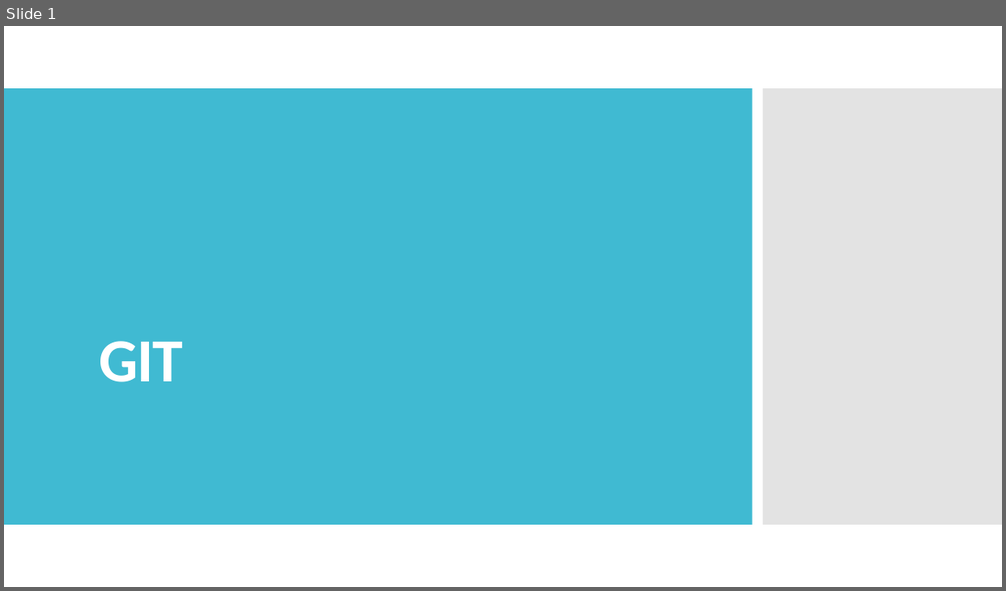
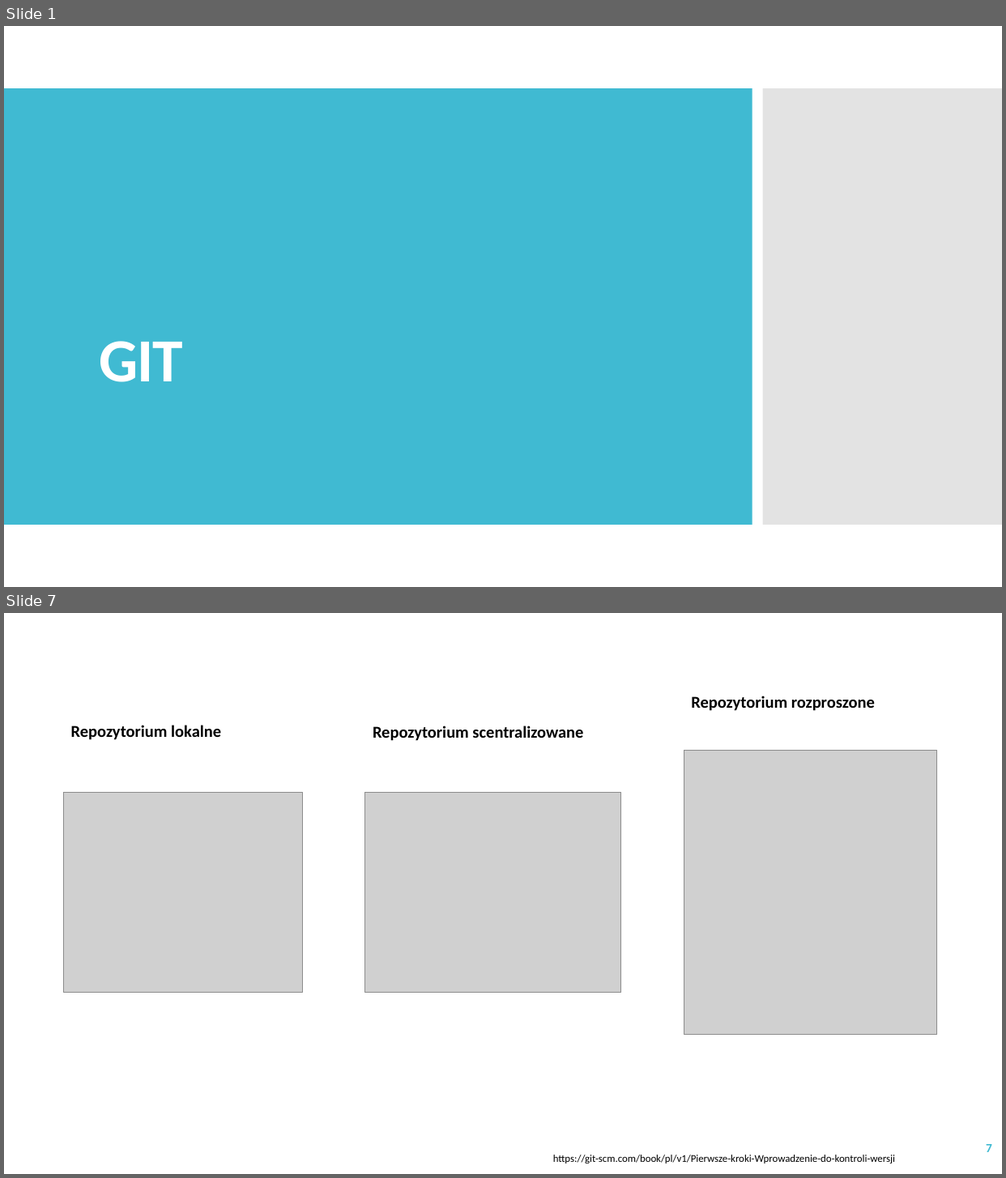
Before and after one commit to IlonaKulon/SzkolenieZIIMI, a slide deck: slajdy/ZIIMI_01_GIT.pptx. Shown one above the other, each under a label of ours: slide 1 before the commit, slides 1 and 7 after it; the slides between them are not shown. The pictures are 1006x591 and 1006x1178 pixels, drawn with LibreOffice and Linux fonts; fonts in the diff are those of the drawing; grey boxes stand for pictures. Boxes give left, top, right and bottom in pixels: in the first picture for what was removed or moved away, otherwise in the second. Text is boxed around its words. In the diff, an @@ line names an element or a change of style, - is before the commit and + after.

```diff
--- a/slajdy/ZIIMI_01_GIT.pptx
+++ b/slajdy/ZIIMI_01_GIT.pptx
@@ slide 7 added at [4, 613, 1002, 1174], background #FFFFFF @@
@@ text added at [691, 696, 875, 711], 16 pt, text #000000, bold @@
+Repozytorium rozproszone
@@ text added at [71, 725, 221, 740], 16 pt, text #000000, bold @@
+Repozytorium lokalne
@@ text added at [373, 726, 583, 741], 16 pt, text #000000, bold @@
+Repozytorium scentralizowane
@@ picture added at [684, 750, 937, 1035] @@
@@ picture added at [64, 792, 303, 993] @@
@@ picture added at [365, 792, 621, 993] @@
@@ page number added at [986, 1144, 992, 1152], 12 pt, text #40BAD2, bold @@
+7
@@ text added at [553, 1155, 895, 1165], 10 pt, text #000000 @@
+https://git-scm.com/book/pl/v1/Pierwsze-kroki-Wprowadzenie-do-kontroli-wersji
```
Also in this commit, not shown: 7 slides changed, 23 other slides added, 10 other files.
